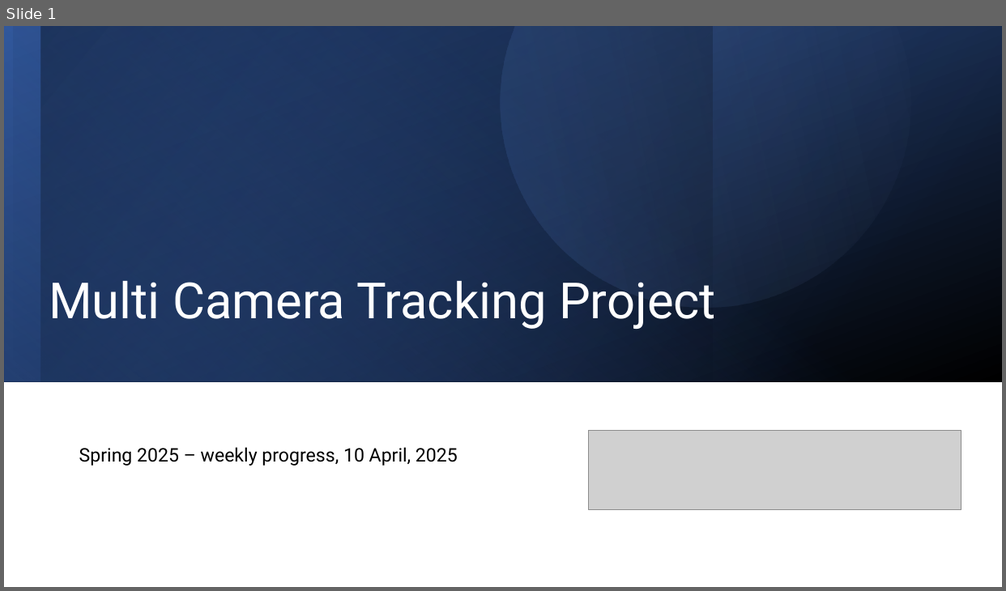
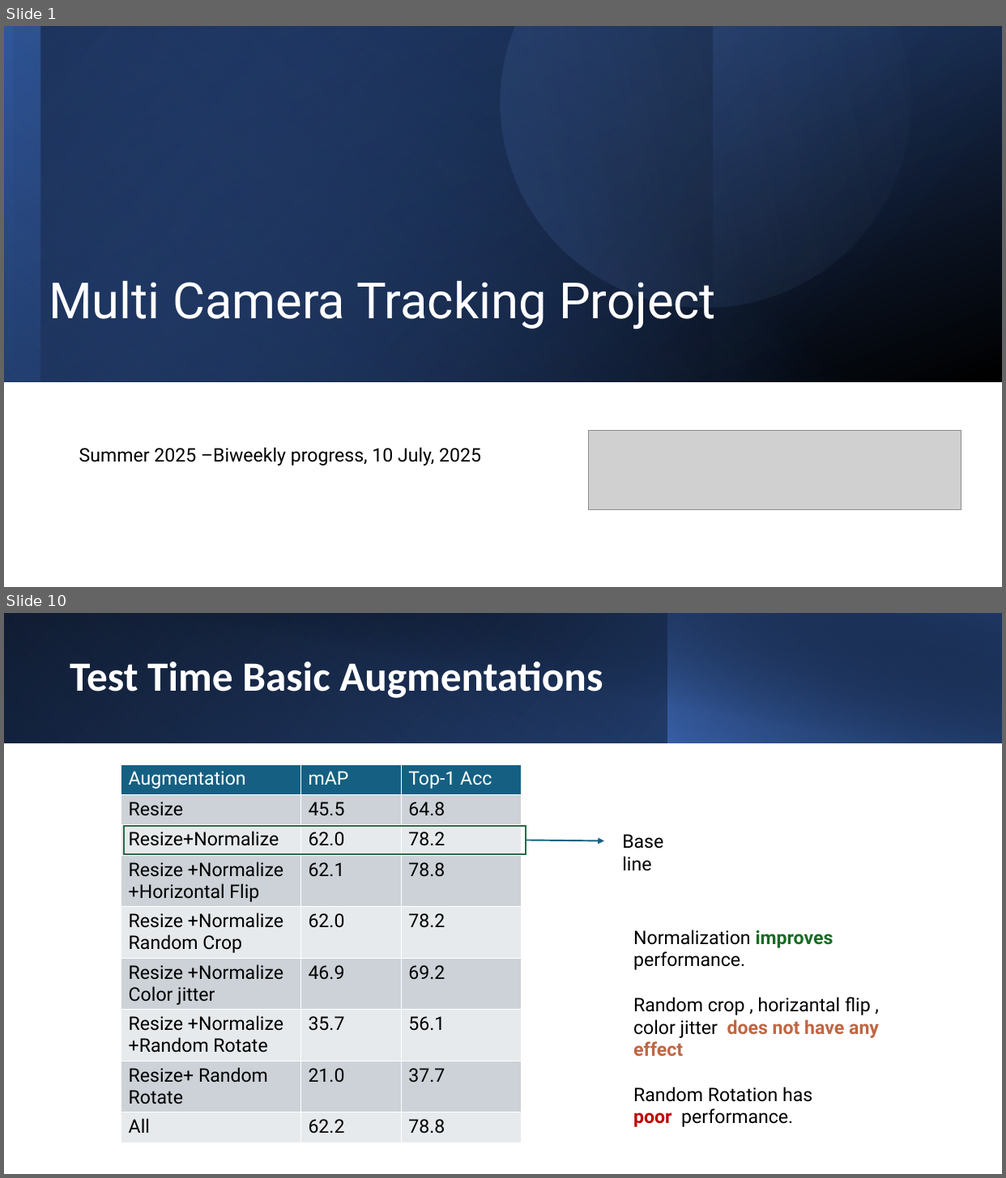
Before and after one commit to ManishGovind/transfer, a slide deck: Temp.pptx. Shown one above the other, each under a label of ours: slide 1 before the commit, slides 1 and 10 after it; the slides between them are not shown. The pictures are 1006x591 and 1006x1178 pixels, drawn with LibreOffice and Linux fonts; fonts in the diff are those of the drawing; grey boxes stand for pictures. Boxes give left, top, right and bottom in pixels: in the first picture for what was removed or moved away, otherwise in the second. Text is boxed around its words. In the diff, an @@ line names an element or a change of style, - is before the commit and + after.

Commit message:
Added 10 July updates

```diff
--- a/Temp.pptx
+++ b/Temp.pptx
@@ slide 10 added at [4, 613, 1002, 1174], background #FFFFFF @@
@@ rectangle added at [4, 613, 1002, 743], fill gradient #000000 to #2F5496 @@
@@ rectangle added at [4, 613, 669, 743], fill gradient #4472C4 to #1F3864 @@
@@ rectangle added at [41, 613, 1002, 744], fill gradient #000000 to #1F3864 @@
@@ rectangle added at [668, 613, 1002, 743], fill gradient #4472C4 to #000000 @@
@@ title added at [70, 662, 603, 698], 40 pt, text #FFFFFF, bold @@
+Test Time Basic Augmentations
@@ table added at [121, 764, 522, 1148], 9 rows, 3 columns @@
+Augmentation | mAP | Top-1 Acc
+Resize | 45.5 | 64.8
+Resize+Normalize | 62.0 | 78.2
+Resize +Normalize +Horizontal Flip | 62.1 | 78.8
+Resize +Normalize / Random Crop | 62.0 | 78.2
+Resize +Normalize / Color jitter | 46.9 | 69.2
+Resize +Normalize / +Random Rotate | 35.7 | 56.1
+Resize+ Random Rotate | 21.0 | 37.7
+All | 62.2 | 78.8
@@ rectangle added at [124, 825, 526, 854], outline #2D6948 1.5 pt @@
@@ arrow added from (526, 841) to (604, 841), #156082 1.5 pt @@
@@ text added at [622, 834, 663, 871], 18 pt, text #000000 @@
+Base line
@@ text added at [633, 930, 879, 1127], 18 pt, text #000000 @@
+Normalization improves performance.
+Random crop , horizantal flip , color jitter does not have any effect
+Random Rotation has poor performance.
@@ slide 1 changed as well @@
@@ text at [79, 447, 481, 466]: text changed @@
-Spring 2025 – weekly progress, 10 April, 2025
+Summer 2025 –Biweekly progress, 10 July, 2025
```
Also in this commit, not shown: 1 other slide changed, 20 other slides added, 22 slides removed.
